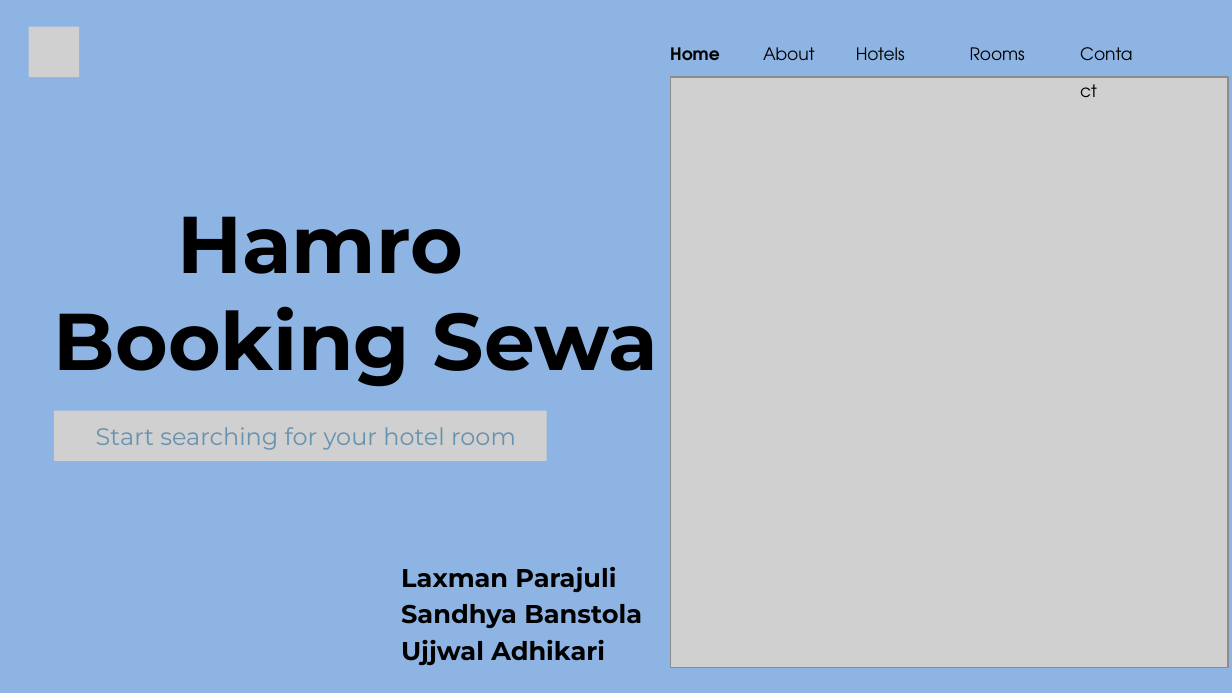
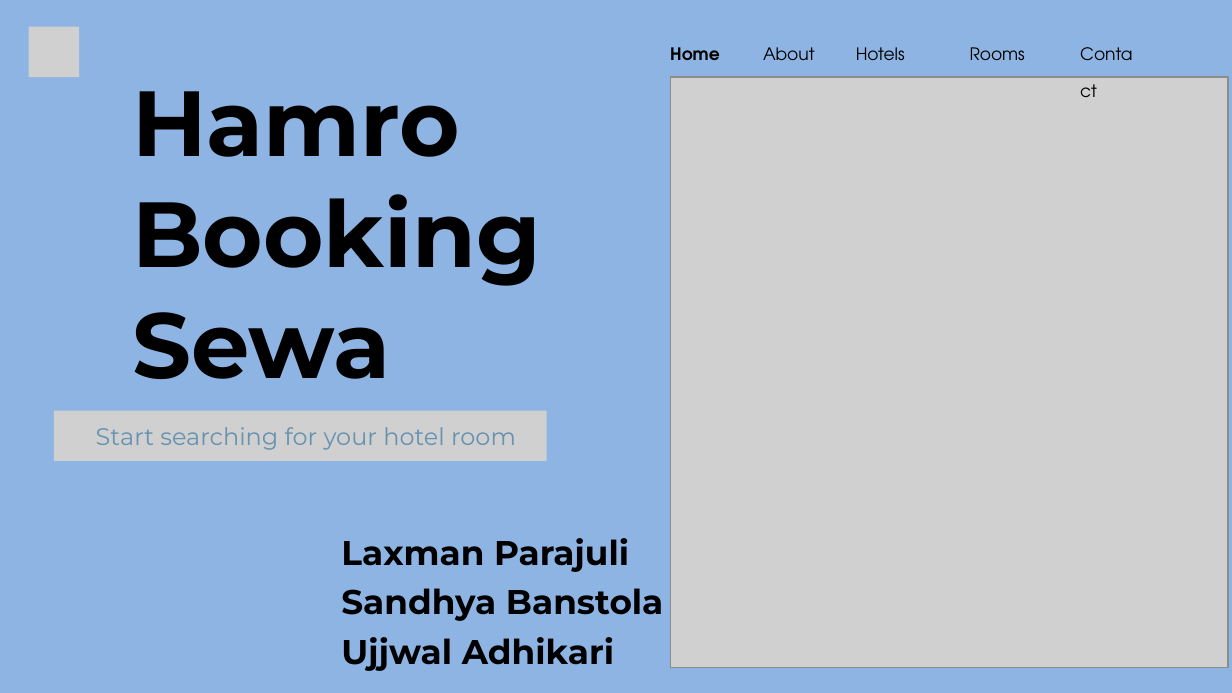
Before and after one commit to lgic-project/Hamro-booking-sewa-frontend, a slide deck: slide 1 of Documentation/Mid Term/MidTerm.Presentation.pptx. Drawn at 1232x693 pixels with LibreOffice and Linux fonts; fonts in the diff are those of the drawing; grey boxes stand for pictures. Boxes give left, top, right and bottom in pixels: in the first picture for what was removed or moved away, otherwise in the second. Text is boxed around its words. In the diff, an @@ line names an element or a change of style, - is before the commit and + after.

```diff
--- a/Documentation/Mid Term/MidTerm.Presentation.pptx
+++ b/Documentation/Mid Term/MidTerm.Presentation.pptx
@@ text "Hamro Booking Sewa": place and size @@
-text "Hamro Booking Sewa" at (54, 216, 658, 387)
+text "Hamro Booking Sewa" at (132, 91, 541, 379)
@@ text "Hamro Booking Sewa" at (132, 91, 541, 379): size 47 to 54 pt @@
@@ text "Laxman Parajuli": place and size @@
-text "Laxman Parajuli" at (401, 567, 642, 665)
+text "Laxman Parajuli" at (341, 538, 663, 671)
@@ text "Laxman Parajuli" at (341, 538, 663, 671): size 15 to 20 pt @@
```
Also in this commit, not shown: 4 other slides changed, 1 slide removed, 2 other files.
